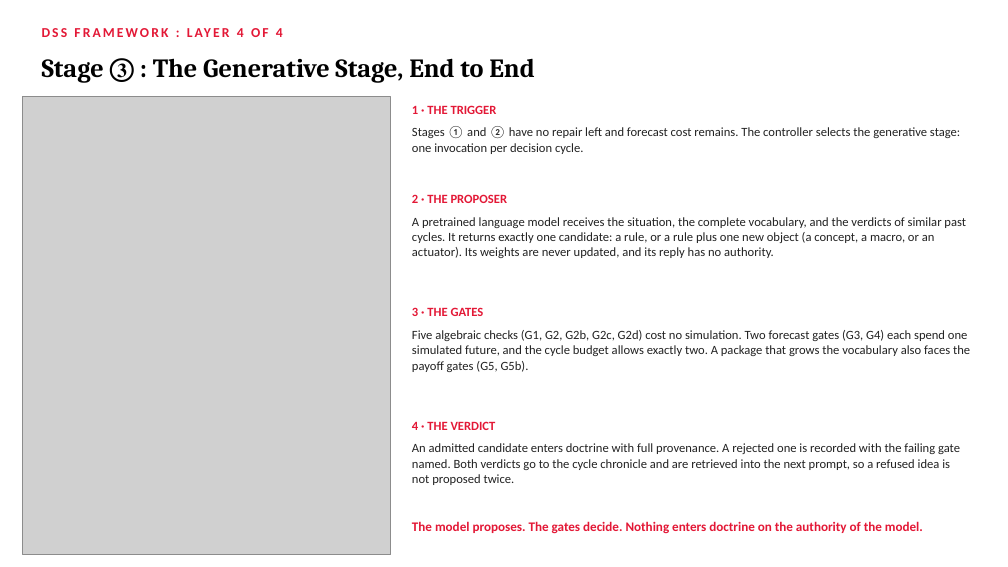
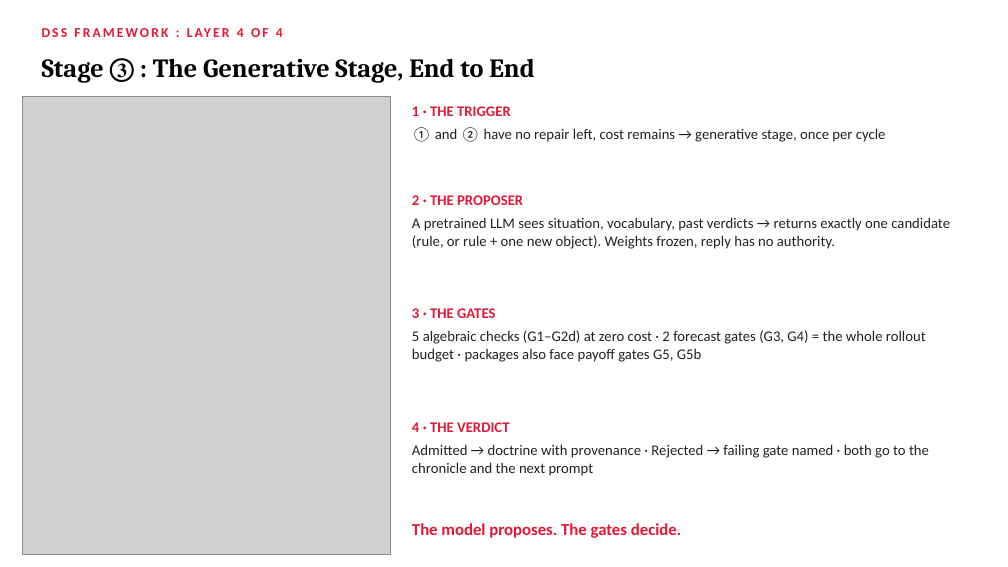
Before and after one commit to northwind13/Enhanced_DSS, a slide deck: slide 41 of 01_Thesis/DisasterAware_Presentation.pptx (slide 58 before the commit). Drawn at 1008x567 pixels with LibreOffice and Linux fonts; fonts in the diff are those of the drawing; grey boxes stand for pictures. Boxes give left, top, right and bottom in pixels: in the first picture for what was removed or moved away, otherwise in the second. Text is boxed around its words. In the diff, an @@ line names an element or a change of style, - is before the commit and + after.

```diff
--- a/01_Thesis/DisasterAware_Presentation.pptx
+++ b/01_Thesis/DisasterAware_Presentation.pptx
@@ text at [412,127,886,142]: text changed; size 12 to 14 pt @@
-Stages ① and ② have no repair left and forecast cost remains. The controller selects the generative stage: one invocation per decision cycle.
+① and ② have no repair left, cost remains → generative stage, once per cycle
@@ text at [412,217,950,249]: text changed; size 12 to 14 pt @@
-A pretrained language model receives the situation, the complete vocabulary, and the verdicts of similar past cycles. It returns exactly one candidate: a rule, or a rule plus one new object (a concept, a macro, or an actuator). Its weights are never updated, and its reply has no authority.
+A pretrained LLM sees situation, vocabulary, past verdicts → returns exactly one candidate (rule, or rule + one new object). Weights frozen, reply has no authority.
@@ text at [412,330,926,362]: text changed; size 12 to 14 pt @@
-Five algebraic checks (G1, G2, G2b, G2c, G2d) cost no simulation. Two forecast gates (G3, G4) each spend one simulated future, and the cycle budget allows exactly two. A package that grows the vocabulary also faces the payoff gates (G5, G5b).
+5 algebraic checks (G1–G2d) at zero cost · 2 forecast gates (G3, G4) = the whole rollout budget · packages also face payoff gates G5, G5b
@@ size 12 to 14 pt in 4 elements at [412,106,511,116], [412,195,523,205], [412,308,495,318], [412,422,510,432] @@
@@ text at [412,444,929,476]: text changed; size 12 to 14 pt @@
-An admitted candidate enters doctrine with full provenance. A rejected one is recorded with the failing gate named. Both verdicts go to the cycle chronicle and are retrieved into the next prompt, so a refused idea is not proposed twice.
+Admitted → doctrine with provenance · Rejected → failing gate named · both go to the chronicle and the next prompt
@@ text at [412,523,681,538]: text changed; size 12.5 to 16 pt @@
-The model proposes. The gates decide. Nothing enters doctrine on the authority of the model.
+The model proposes. The gates decide.
```
Also in this commit, not shown: 56 other slides changed, 6 slides added, 22 slides removed, 1 other file.
